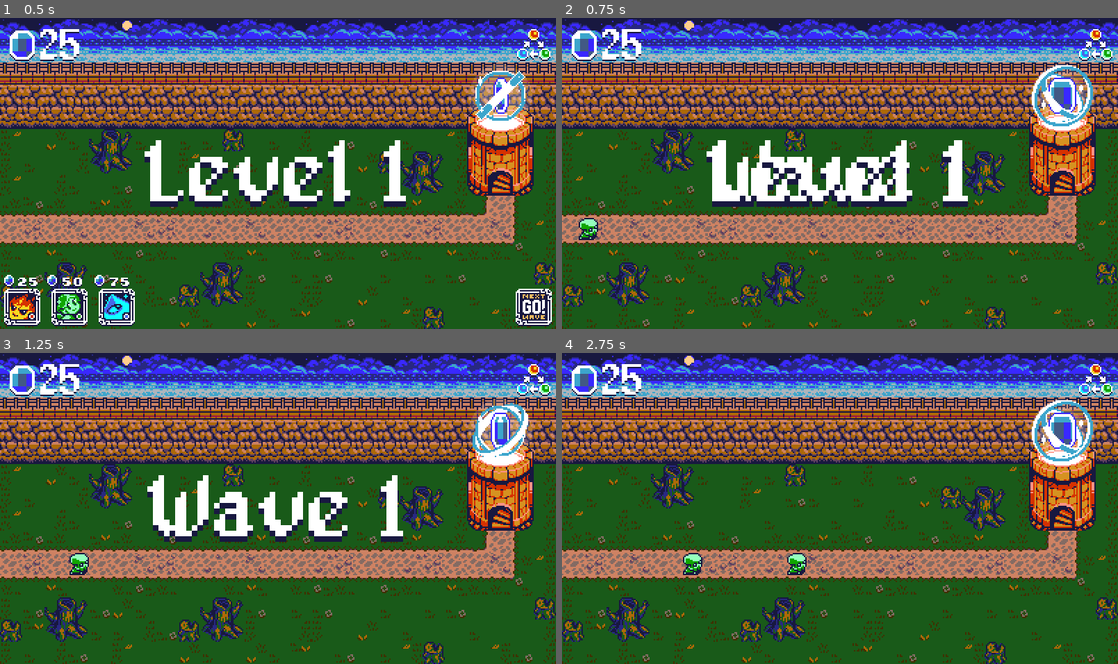
Above: before the commit, frames 1-4 (two rows, left to right).
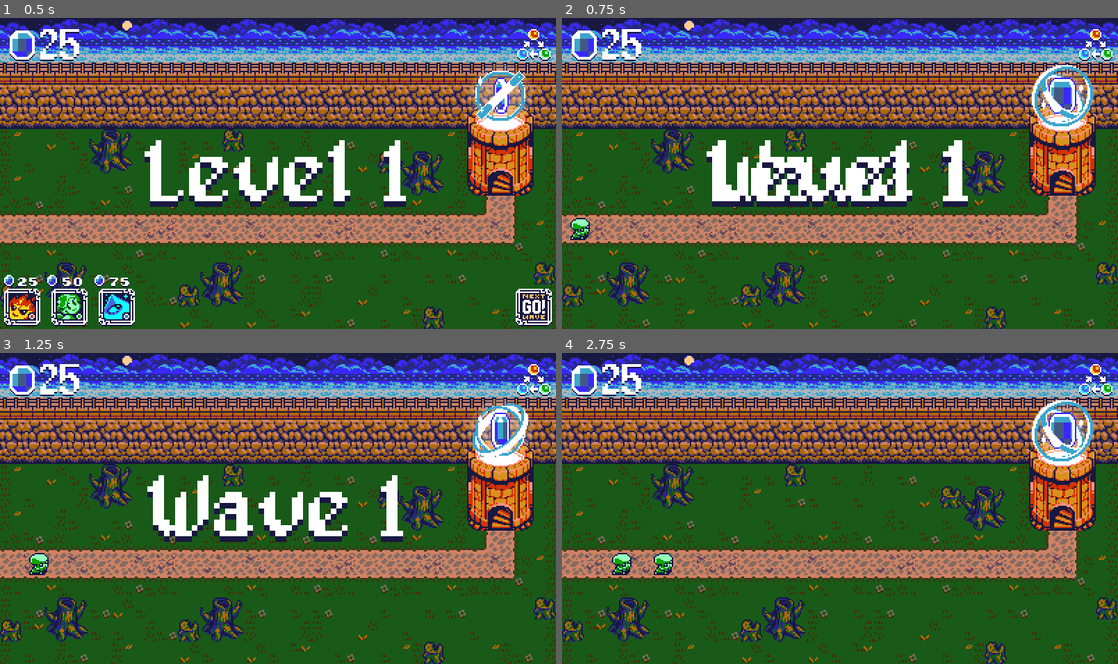
Above: after the commit, the same moments.

Repository: jake6724/tower_defense_jam
Game: Godot game, scene res://scenes/Main.tscn
The game is run twice, just before and just after one commit, with the same random seed, the same clock (stepped at 60 frames per second) and the same inputs.
Inputs (mouse positions are in pixels of both pictures, inside the frame that each line leads up to):
- Up to frame 1 (0.5 s): no input
- Up to frame 2 (0.75 s): click (1095, 307) at 0.5 s
- Up to frame 3 (1.25 s): no input
- Up to frame 4 (2.75 s): move the mouse to (962, 492) at 1.27 s; click (962, 492) at 1.35 s; drag from (728, 524) to (617, 564) at 2.02 s

Frame 1 is identical in both runs. In frame 2, 0.3% of the frame differs, in the area x 1-7%, y 64-72%; in frame 3, 0.4%; in frame 4, 0.9%, in the area x 9-44%, y 64-72%.

Commit message:
Update level system. Reset enemy data

Diff:
--- a/data/enemies/earth_enemy.tres
+++ b/data/enemies/earth_enemy.tres
@@ -5,6 +5,6 @@
 [resource]
 script = ExtResource("1_34htb")
 health = 150.0
-speed = 75.0
+speed = 30.0
 element = 2
 metadata/_custom_type_script = "uid://buqpe6w72ojlb"
--- a/data/enemies/fire_enemy.tres
+++ b/data/enemies/fire_enemy.tres
@@ -5,6 +5,6 @@
 [resource]
 script = ExtResource("1_fkp6s")
 health = 101.0
-speed = 75.0
+speed = 40.0
 element = 0
 metadata/_custom_type_script = "uid://buqpe6w72ojlb"
--- a/data/enemies/water_enemy.tres
+++ b/data/enemies/water_enemy.tres
@@ -5,6 +5,6 @@
 [resource]
 script = ExtResource("1_dxb1w")
 health = 200.0
-speed = 75.0
+speed = 20.0
 element = 1
 metadata/_custom_type_script = "uid://buqpe6w72ojlb"
--- a/scenes/enemies/EarthEnemy.tscn
+++ b/scenes/enemies/EarthEnemy.tscn
@@ -7,59 +7,6 @@
 
 [sub_resource type="CircleShape2D" id="CircleShape2D_4bdo8"]
 radius = 8.06226
-
-[sub_resource type="Animation" id="Animation_4bdo8"]
-resource_name = "idle"
-loop_mode = 1
-step = 1.0
-tracks/0/type = "value"
-tracks/0/imported = false
-tracks/0/enabled = true
-tracks/0/path = NodePath("Sprite2D:texture")
-tracks/0/interp = 1
-tracks/0/loop_wrap = true
-tracks/0/keys = {
-"times": PackedFloat32Array(0),
-"transitions": PackedFloat32Array(1),
-"update": 1,
-"values": [ExtResource("2_ha0cq")]
-}
-tracks/1/type = "value"
-tracks/1/imported = false
-tracks/1/enabled = true
-tracks/1/path = NodePath("Sprite2D:hframes")
-tracks/1/interp = 1
-tracks/1/loop_wrap = true
-tracks/1/keys = {
-"times": PackedFloat32Array(0),
-"transitions": PackedFloat32Array(1),
-"update": 1,
-"values": [1]
-}
-tracks/2/type = "value"
-tracks/2/imported = false
-tracks/2/enabled = true
-tracks/2/path = NodePath("Sprite2D:vframes")
-tracks/2/interp = 1
-tracks/2/loop_wrap = true
-tracks/2/keys = {
-"times": PackedFloat32Array(0),
-"transitions": PackedFloat32Array(1),
-"update": 1,
-"values": [1]
-}
-tracks/3/type = "value"
-tracks/3/imported = false
-tracks/3/enabled = true
-tracks/3/path = NodePath("Sprite2D:frame")
-tracks/3/interp = 1
-tracks/3/loop_wrap = true
-tracks/3/keys = {
-"times": PackedFloat32Array(0),
-"transitions": PackedFloat32Array(1),
-"update": 1,
-"values": [0]
-}
 
 [sub_resource type="Animation" id="Animation_vumnu"]
 length = 0.001
@@ -165,6 +112,59 @@
 "values": [0, 1, 2, 3, 4, 5]
 }
 
+[sub_resource type="Animation" id="Animation_4bdo8"]
+resource_name = "idle"
+loop_mode = 1
+step = 1.0
+tracks/0/type = "value"
+tracks/0/imported = false
+tracks/0/enabled = true
+tracks/0/path = NodePath("Sprite2D:texture")
+tracks/0/interp = 1
+tracks/0/loop_wrap = true
+tracks/0/keys = {
+"times": PackedFloat32Array(0),
+"transitions": PackedFloat32Array(1),
+"update": 1,
+"values": [ExtResource("2_ha0cq")]
+}
+tracks/1/type = "value"
+tracks/1/imported = false
+tracks/1/enabled = true
+tracks/1/path = NodePath("Sprite2D:hframes")
+tracks/1/interp = 1
+tracks/1/loop_wrap = true
+tracks/1/keys = {
+"times": PackedFloat32Array(0),
+"transitions": PackedFloat32Array(1),
+"update": 1,
+"values": [1]
+}
+tracks/2/type = "value"
+tracks/2/imported = false
+tracks/2/enabled = true
+tracks/2/path = NodePath("Sprite2D:vframes")
+tracks/2/interp = 1
+tracks/2/loop_wrap = true
+tracks/2/keys = {
+"times": PackedFloat32Array(0),
+"transitions": PackedFloat32Array(1),
+"update": 1,
+"values": [1]
+}
+tracks/3/type = "value"
+tracks/3/imported = false
+tracks/3/enabled = true
+tracks/3/path = NodePath("Sprite2D:frame")
+tracks/3/interp = 1
+tracks/3/loop_wrap = true
+tracks/3/keys = {
+"times": PackedFloat32Array(0),
+"transitions": PackedFloat32Array(1),
+"update": 1,
+"values": [0]
+}
+
 [sub_resource type="AnimationLibrary" id="AnimationLibrary_c7mxh"]
 _data = {
 &"RESET": SubResource("Animation_vumnu"),
--- a/scenes/level/LevelEnvironmentTutorial.tscn
+++ b/scenes/level/LevelEnvironmentTutorial.tscn
@@ -1047,6 +1047,7 @@
 z_index = -1
 script = ExtResource("1_vp43h")
 waves = Array[ExtResource("2_xfk66")]([ExtResource("3_vp43h"), ExtResource("5_xfk66"), ExtResource("5_o01c6"), ExtResource("6_x20n4"), ExtResource("7_5ute2")])
+initial_gold = 25
 
 [node name="TileMapLayer" type="TileMapLayer" parent="."]
 texture_filter = 1
--- a/scenes/player/Base.tscn
+++ b/scenes/player/Base.tscn
@@ -2,6 +2,57 @@
 
 [ext_resource type="Script" uid="uid://cns8ywst87qt" path="res://scripts/player/base.gd" id="1_iwalr"]
 [ext_resource type="Texture2D" uid="uid://cccu8scs778v6" path="res://assets/art/sprites/spr_base.png" id="2_w8a5b"]
+
+[sub_resource type="Animation" id="Animation_roqga"]
+length = 0.001
+tracks/0/type = "value"
+tracks/0/imported = false
+tracks/0/enabled = true
+tracks/0/path = NodePath("Sprite2D:texture")
+tracks/0/interp = 1
+tracks/0/loop_wrap = true
+tracks/0/keys = {
+"times": PackedFloat32Array(0),
+"transitions": PackedFloat32Array(1),
+"update": 1,
+"values": [ExtResource("2_w8a5b")]
+}
+tracks/1/type = "value"
+tracks/1/imported = false
+tracks/1/enabled = true
+tracks/1/path = NodePath("Sprite2D:hframes")
+tracks/1/interp = 1
+tracks/1/loop_wrap = true
+tracks/1/keys = {
+"times": PackedFloat32Array(0),
+"transitions": PackedFloat32Array(1),
+"update": 1,
+"values": [6]
+}
+tracks/2/type = "value"
+tracks/2/imported = false
+tracks/2/enabled = true
+tracks/2/path = NodePath("Sprite2D:vframes")
+tracks/2/interp = 1
+tracks/2/loop_wrap = true
+tracks/2/keys = {
+"times": PackedFloat32Array(0),
+"transitions": PackedFloat32Array(1),
+"update": 1,
+"values": [1]
+}
+tracks/3/type = "value"
+tracks/3/imported = false
+tracks/3/enabled = true
+tracks/3/path = NodePath("Sprite2D:frame")
+tracks/3/interp = 1
+tracks/3/loop_wrap = true
+tracks/3/keys = {
+"times": PackedFloat32Array(0),
+"transitions": PackedFloat32Array(1),
+"update": 1,
+"values": [0]
+}
 
 [sub_resource type="Animation" id="Animation_w8a5b"]
 resource_name = "idle"
@@ -56,57 +107,6 @@
 "values": [0, 1, 2, 3, 4, 5]
 }
 
-[sub_resource type="Animation" id="Animation_roqga"]
-length = 0.001
-tracks/0/type = "value"
-tracks/0/imported = false
-tracks/0/enabled = true
-tracks/0/path = NodePath("Sprite2D:texture")
-tracks/0/interp = 1
-tracks/0/loop_wrap = true
-tracks/0/keys = {
-"times": PackedFloat32Array(0),
-"transitions": PackedFloat32Array(1),
-"update": 1,
-"values": [ExtResource("2_w8a5b")]
-}
-tracks/1/type = "value"
-tracks/1/imported = false
-tracks/1/enabled = true
-tracks/1/path = NodePath("Sprite2D:hframes")
-tracks/1/interp = 1
-tracks/1/loop_wrap = true
-tracks/1/keys = {
-"times": PackedFloat32Array(0),
-"transitions": PackedFloat32Array(1),
-"update": 1,
-"values": [6]
-}
-tracks/2/type = "value"
-tracks/2/imported = false
-tracks/2/enabled = true
-tracks/2/path = NodePath("Sprite2D:vframes")
-tracks/2/interp = 1
-tracks/2/loop_wrap = true
-tracks/2/keys = {
-"times": PackedFloat32Array(0),
-"transitions": PackedFloat32Array(1),
-"update": 1,
-"values": [1]
-}
-tracks/3/type = "value"
-tracks/3/imported = false
-tracks/3/enabled = true
-tracks/3/path = NodePath("Sprite2D:frame")
-tracks/3/interp = 1
-tracks/3/loop_wrap = true
-tracks/3/keys = {
-"times": PackedFloat32Array(0),
-"transitions": PackedFloat32Array(1),
-"update": 1,
-"values": [0]
-}
-
 [sub_resource type="AnimationLibrary" id="AnimationLibrary_y18op"]
 _data = {
 &"RESET": SubResource("Animation_roqga"),
--- a/scripts/enemies/enemy_spawner.gd
+++ b/scripts/enemies/enemy_spawner.gd
@@ -28,7 +28,7 @@
 
 func configure_level(active_level: LevelEnvironment):
 	level_waves = active_level.waves
-	active_wave = level_waves[wave_index]
+	# active_wave = level_waves[wave_index]
 	print("active_wave: ", active_wave)
 	print("level_waves: ", level_waves)
 
@@ -44,7 +44,6 @@
 	wave_index = 0
 	enemy_index = 0
 
-
 ## Intended to be triggered directly by `player_controller`
 func start_wave():
 	active_wave = level_waves[wave_index]
@@ -58,6 +57,7 @@
 			# Wave complete (could be a function)
 			active_wave = null
 			wave_index += 1
+			enemy_index = 0
 			wave_complete.emit()
 			can_spawn_enemy = false
 
--- a/scripts/level/level_environment.gd
+++ b/scripts/level/level_environment.gd
@@ -6,3 +6,4 @@
 @onready var tilemap: TileMapLayer = $TileMapLayer
 @onready var base: Base = $Base
 @export var waves: Array[Wave]
+@export var initial_gold: int
--- a/scripts/player/player_controller.gd
+++ b/scripts/player/player_controller.gd
@@ -32,13 +32,15 @@
 
 var placement_enabled: bool = true
 
-var gold: float = 25.0
+var gold: float
 var reward: float
 
 var indicator_sprite: Sprite2D
 
 func _ready():
 	# ** EVERYTHING in here will only be done ONCE. If something needs to be done each level, put in configure_level()
+	gold = GameManager.active_level.initial_gold
+
 	# Configure tower menu
 	tower_menu.tower_selected.connect(on_tower_selected)
 	tower_menu.mouse_entered_button.connect(on_mouse_entered_button)
Not shown: 1 places in scenes/level/LevelEnvironmentTutorial.tscn that only renumber resources
